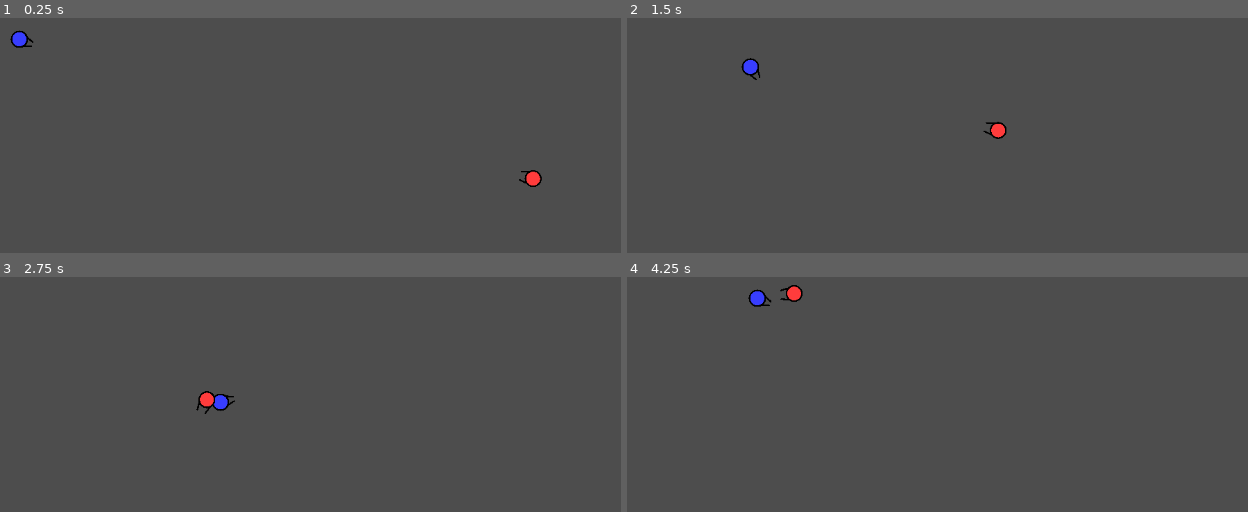
Above: before the commit, frames 1-4 (two rows, left to right).
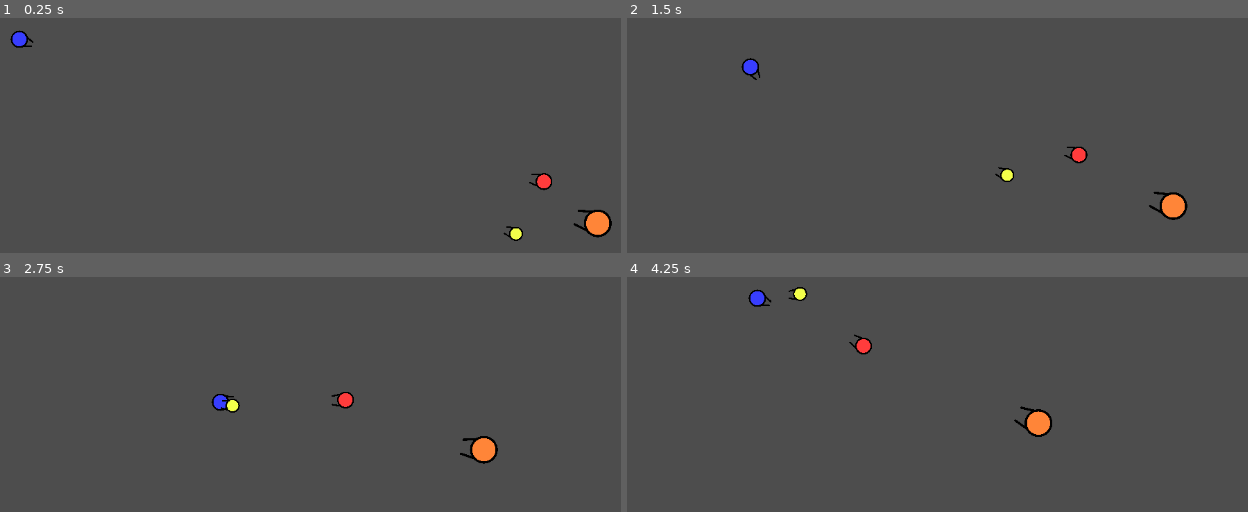
Above: after the commit, the same moments.

Repository: sammit52/UndeadSurvival
Game: Godot game, scene res://world.tscn
The game is run twice, just before and just after one commit, with the same random seed, the same clock (stepped at 60 frames per second) and the same inputs. This scene is started directly instead of the project's main scene.
Inputs (mouse positions are in pixels of both pictures, inside the frame that each line leads up to):
- Up to frame 1 (0.25 s): no input
- Up to frame 2 (1.5 s): move the mouse to (1173, 173) at 0.52 s; hold D (right) 0.53-1.28 s; move the mouse to (838, 217) at 1.27 s; hold S (down) from 1.28 s (still down)
- Up to frame 3 (2.75 s): move the mouse to (453, 354) at 2.02 s; release S (down) at 2.03 s; hold D (right) from 2.03 s (still down)
- Up to frame 4 (4.25 s): move the mouse to (outside the picture) at 2.77 s; release D (right) at 2.78 s; hold W (up) 2.78-3.53 s; move the mouse to (outside the picture) at 3.52 s; hold A (left) from 3.53 s (still down)

The runs differ from the first frame. In frame 1, 0.9% of the frame differs, in the area x 81-99%, y 64-95%; in frame 2, 0.9%, in the area x 57-91%, y 44-86%; in frame 3, 0.9%; in frame 4, 0.9%.

Commit message:
Added Basic Zombies And Zombie Movement

Diff:
--- a/Scenes/CharacterBody2D.gd
+++ b/Code/zombie.gd
@@ -1,11 +1,11 @@
 extends CharacterBody2D
 
-var speed : float = 200.0
+@export var speed : float = 150.0
 var player : Node2D = null
 
 # The current direction and speed, with smoothing
 var current_velocity : Vector2 = Vector2.ZERO
-var direction_smoothing : float = 0.1  # Smoothing factor (0 = no smoothing, 1 = instant)
+@export var direction_smoothing : float = 0.05  # Smoothing factor (0 = no smoothing, 1 = instant)
 
 func _ready() -> void:
 	var players = get_tree().get_nodes_in_group("player")
--- /dev/null
+++ b/Scenes/big_zombie.tscn
@@ -0,0 +1,16 @@
+[gd_scene load_steps=3 format=3 uid="uid://cftu444a6qg4r"]
+
+[ext_resource type="Script" path="res://Code/zombie.gd" id="1_bwaej"]
+[ext_resource type="Texture2D" uid="uid://ctqvyi55yjy51" path="res://Assets/StrongZombie.png" id="2_gbp7v"]
+
+[node name="Normal Zombie" type="CharacterBody2D" groups=["enemy"]]
+script = ExtResource("1_bwaej")
+speed = 75.0
+direction_smoothing = 0.04
+
+[node name="Timer" type="Timer" parent="."]
+
+[node name="StrongZombie" type="Sprite2D" parent="."]
+position = Vector2(6, -2.38419e-07)
+scale = Vector2(0.0555617, 0.0552084)
+texture = ExtResource("2_gbp7v")
--- a/Scenes/fast_zombie.tscn
+++ b/Scenes/fast_zombie.tscn
@@ -1,10 +1,12 @@
-[gd_scene load_steps=3 format=3 uid="uid://bk6u5yqwmopoh"]
+[gd_scene load_steps=3 format=3 uid="uid://bhxnh6fth4dlo"]
 
-[ext_resource type="Script" path="res://Scenes/CharacterBody2D.gd" id="1_k5aw6"]
+[ext_resource type="Script" path="res://Code/zombie.gd" id="1_k5aw6"]
 [ext_resource type="Texture2D" uid="uid://de8bvfph18kkh" path="res://Assets/FastZombie.png" id="2_o77tx"]
 
 [node name="Fast Zombie" type="CharacterBody2D" groups=["enemy"]]
 script = ExtResource("1_k5aw6")
+speed = 175.0
+direction_smoothing = 0.1
 
 [node name="Timer" type="Timer" parent="."]
 
--- a/Scenes/normal_zombie.tscn
+++ b/Scenes/normal_zombie.tscn
@@ -1,10 +1,11 @@
 [gd_scene load_steps=3 format=3 uid="uid://d2iceab2dvuph"]
 
-[ext_resource type="Script" path="res://Scenes/CharacterBody2D.gd" id="1_kfor4"]
+[ext_resource type="Script" path="res://Code/zombie.gd" id="1_kfor4"]
 [ext_resource type="Texture2D" uid="uid://ci8ptklyjyafa" path="res://Assets/NormalZombie.png" id="2_ub52x"]
 
 [node name="Normal Zombie" type="CharacterBody2D" groups=["enemy"]]
 script = ExtResource("1_kfor4")
+speed = 125.0
 
 [node name="NormalZombie" type="Sprite2D" parent="."]
 position = Vector2(4, 0)
--- a/Scenes/player.tscn
+++ b/Scenes/player.tscn
@@ -1,6 +1,6 @@
 [gd_scene load_steps=4 format=3 uid="uid://dbhnj6xsyabo7"]
 
-[ext_resource type="Script" path="res://Code/CharacterBody2D.gd" id="1_87p3u"]
+[ext_resource type="Script" path="res://Code/player.gd" id="1_87p3u"]
 [ext_resource type="Texture2D" uid="uid://cl0ef6yt3e0tf" path="res://Assets/Player.png" id="2_loxbk"]
 
 [sub_resource type="CircleShape2D" id="CircleShape2D_hyf28"]
--- a/world.tscn
+++ b/world.tscn
@@ -1,7 +1,9 @@
-[gd_scene load_steps=3 format=3 uid="uid://c6wbne673b7si"]
+[gd_scene load_steps=5 format=3 uid="uid://c6wbne673b7si"]
 
 [ext_resource type="PackedScene" uid="uid://d2iceab2dvuph" path="res://Scenes/normal_zombie.tscn" id="1_uxia5"]
 [ext_resource type="PackedScene" uid="uid://dbhnj6xsyabo7" path="res://Scenes/player.tscn" id="2_0cvym"]
+[ext_resource type="PackedScene" uid="uid://bhxnh6fth4dlo" path="res://Scenes/fast_zombie.tscn" id="3_7cjc8"]
+[ext_resource type="PackedScene" uid="uid://cftu444a6qg4r" path="res://Scenes/big_zombie.tscn" id="4_iq5bk"]
 
 [node name="Node2D" type="Node2D"]
 
@@ -10,3 +12,9 @@
 
 [node name="Normal Zombie" parent="." instance=ExtResource("1_uxia5")]
 position = Vector2(833, 308)
+
+[node name="Fast Zombie" parent="." instance=ExtResource("3_7cjc8")]
+position = Vector2(804, 389)
+
+[node name="Normal Zombie2" parent="." instance=ExtResource("4_iq5bk")]
+position = Vector2(905, 367)
Renamed: Code/CharacterBody2D.gd -> Code/player.gd
